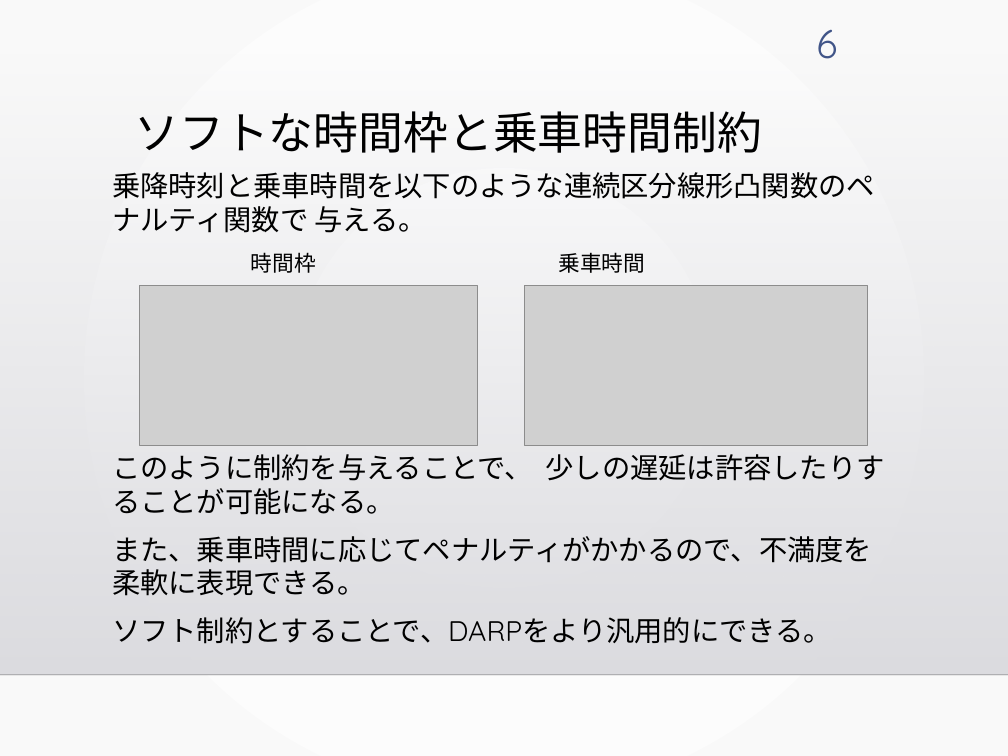
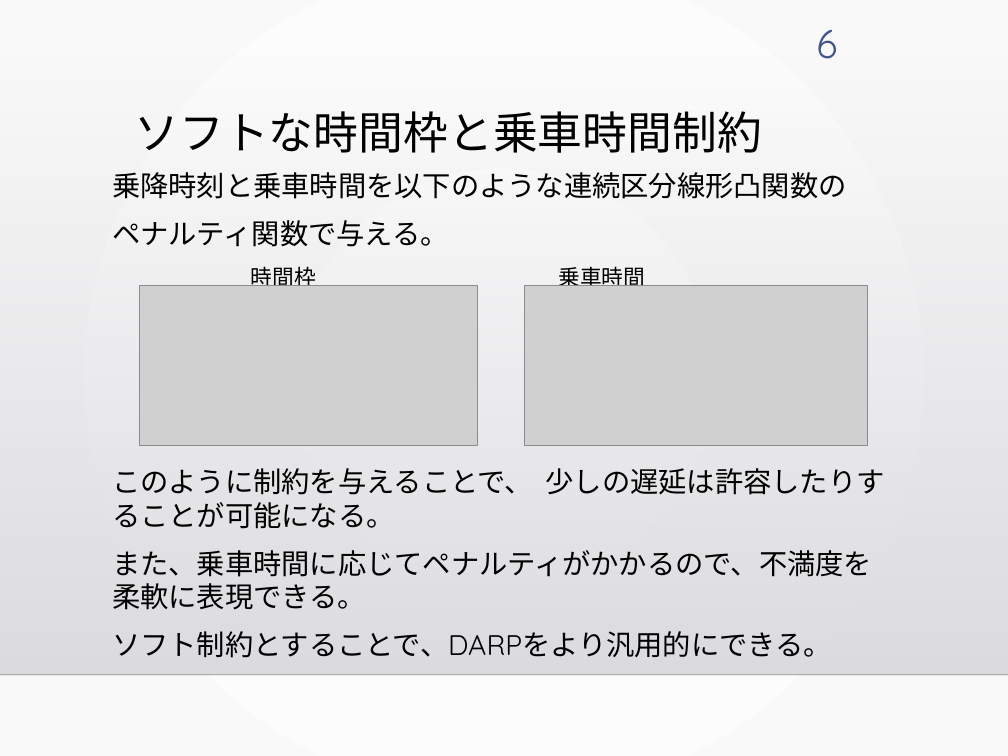
Before and after one commit to kotaro400/DARP, a slide deck: slide 6 of 卒論発表_10分用.pptx. Drawn at 1008x756 pixels with LibreOffice and Linux fonts; fonts in the diff are those of the drawing; grey boxes stand for pictures; background and template pictures are left out. Boxes give left, top, right and bottom in pixels: in the first picture for what was removed or moved away, otherwise in the second. Text is boxed around its words. In the diff, an @@ line names an element or a change of style, - is before the commit and + after.

```diff
--- a/卒論発表_10分用.pptx
+++ b/卒論発表_10分用.pptx
@@ text at (x1=112, y1=172, x2=846, y2=247): text changed @@
-乗降時刻と乗車時間を以下のような連続区分線形凸関数のペナルティ関数で 与える。
+乗降時刻と乗車時間を以下のような連続区分線形凸関数の
+ペナルティ関数で与える。
```
Also in this commit, not shown: 4 other slides changed.
